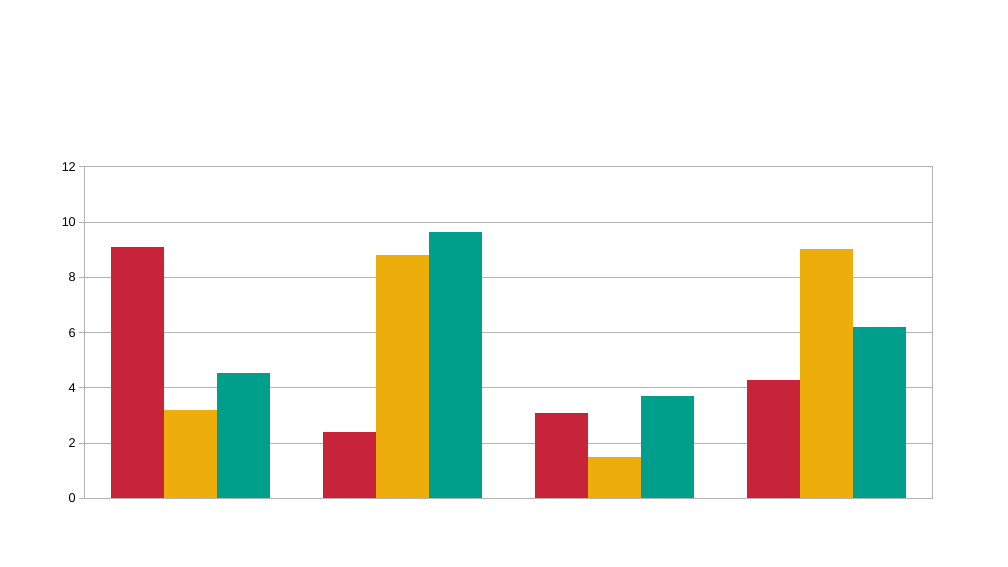
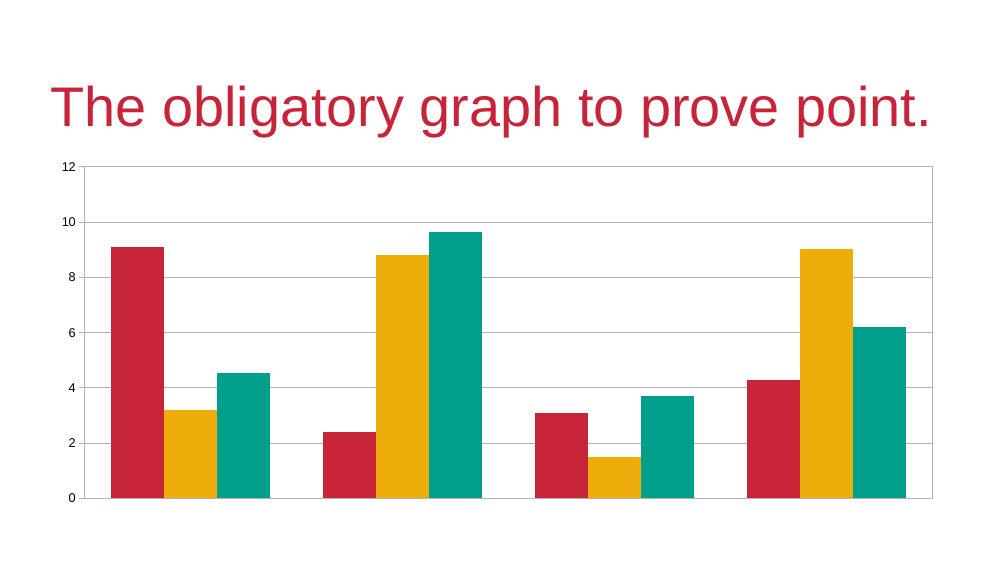
Before and after one commit to IanDarwin/pdfshow, a slide deck: slide 5 of samples/SampleShow.odp. Drawn at 1008x567 pixels with LibreOffice and Linux fonts; fonts in the diff are those of the drawing; background and template pictures are left out. Boxes give left, top, right and bottom in pixels: in the first picture for what was removed or moved away, otherwise in the second. Text is boxed around its words. In the diff, an @@ line names an element or a change of style, - is before the commit and + after.

```diff
--- a/samples/SampleShow.odp
+++ b/samples/SampleShow.odp
@@ title added at bbox=[50, 85, 932, 136], 44 pt, text #C7243A @@
+The obligatory graph to prove point.
```
Also in this commit, not shown: 1 other slide changed, 3 slides added, 3 slides removed, 1 other file.
